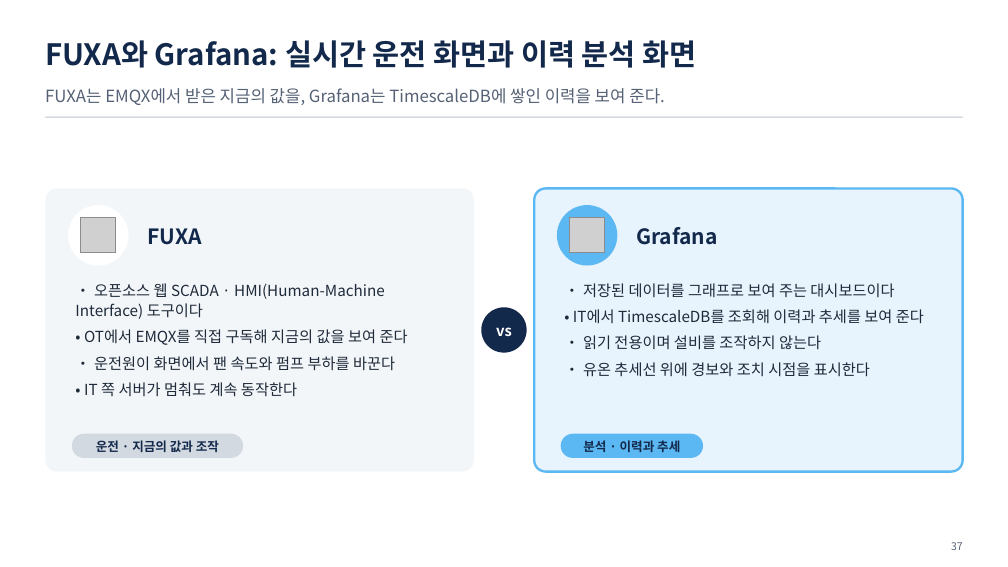
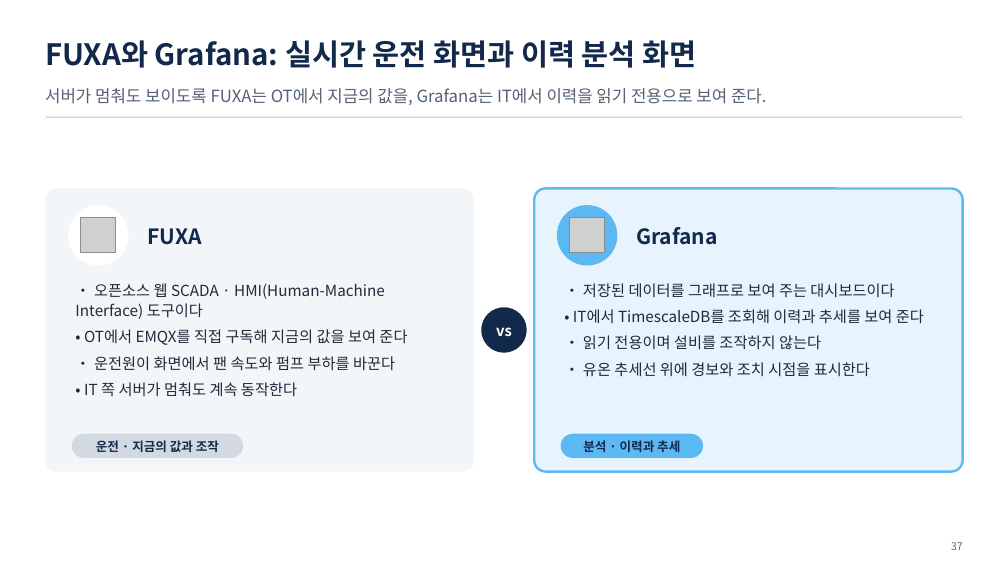
Before and after one commit to uengine-oss/hyd-iot-edu, a slide deck: slide 37 of course/slides/integrated/통합반_01일차.pptx. Drawn at 1008x567 pixels with LibreOffice and Linux fonts; fonts in the diff are those of the drawing; grey boxes stand for pictures. Boxes give left, top, right and bottom in pixels: in the first picture for what was removed or moved away, otherwise in the second. Text is boxed around its words. In the diff, an @@ line names an element or a change of style, - is before the commit and + after.

```diff
--- a/course/slides/integrated/통합반_01일차.pptx
+++ b/course/slides/integrated/통합반_01일차.pptx
@@ text at (45, 88, 767, 105): text changed @@
-FUXA는 EMQX에서 받은 지금의 값을, Grafana는 TimescaleDB에 쌓인 이력을 보여 준다.
+서버가 멈춰도 보이도록 FUXA는 OT에서 지금의 값을, Grafana는 IT에서 이력을 읽기 전용으로 보여 준다.
```
Also in this commit, not shown: 16 other slides changed, 10 other files.
